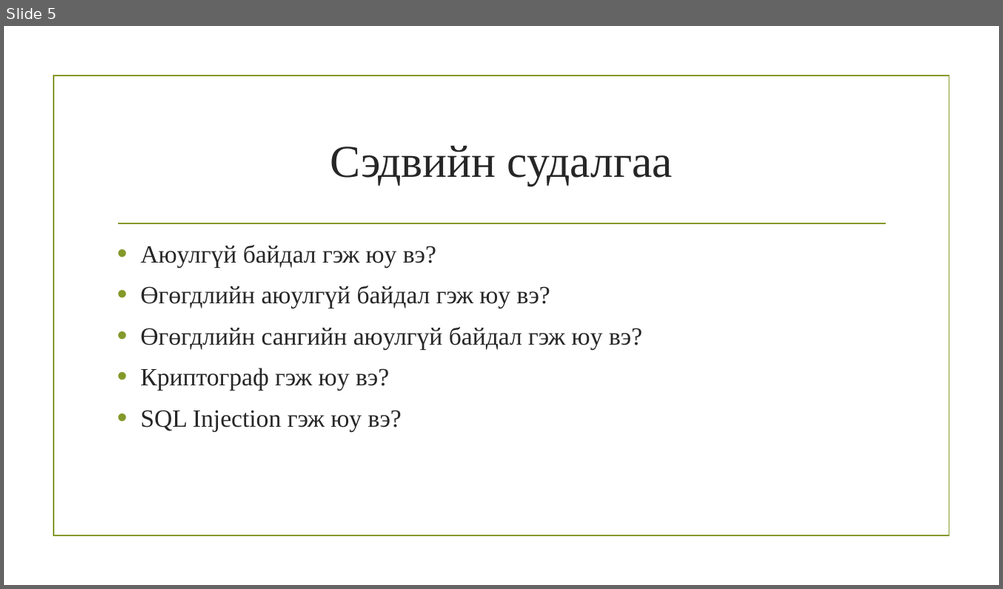
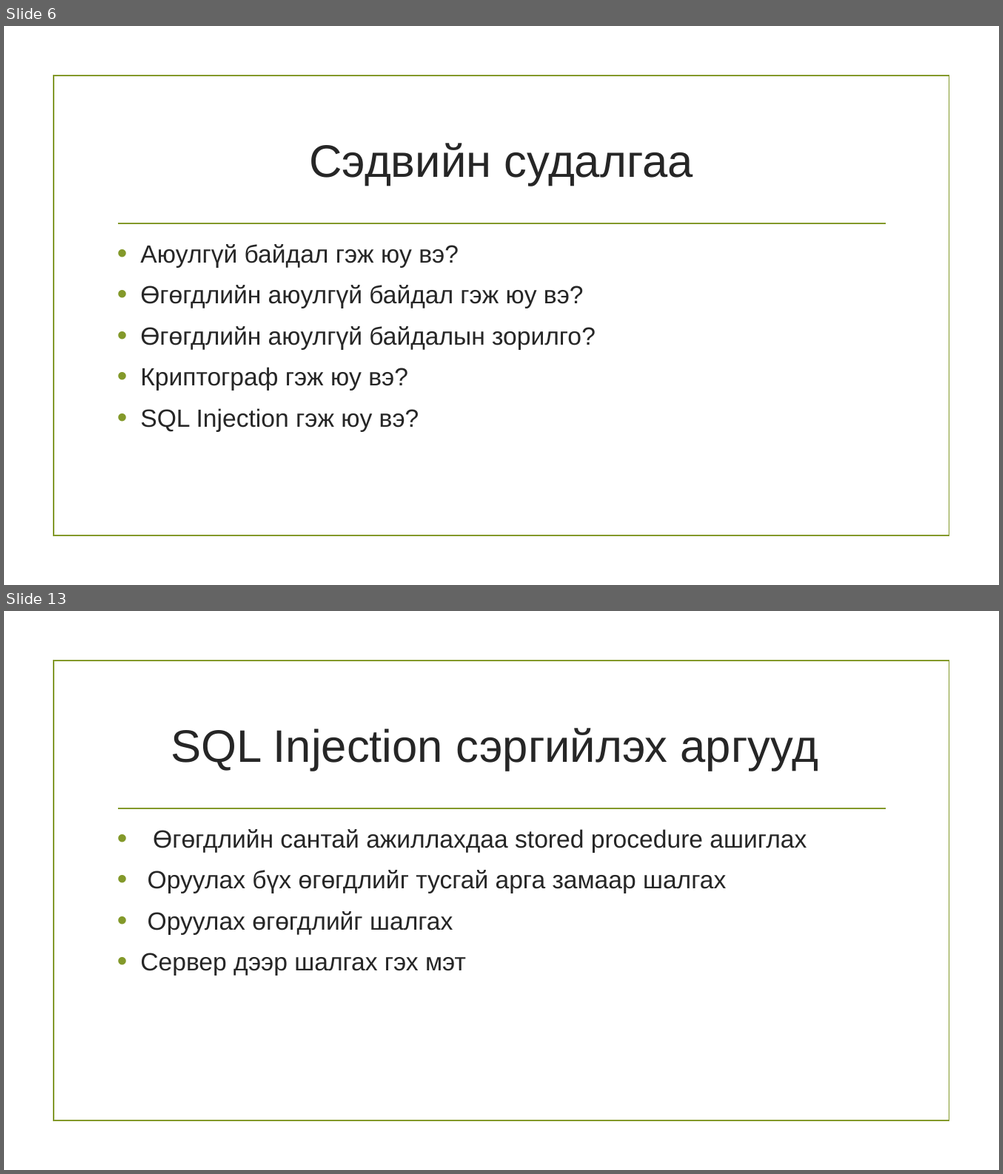
Before and after one commit to md33/tailan, a slide deck: Өгөгдлийн нууцлал,.pptx. Shown one above the other, each under a label of ours: slide 5 before the commit, slides 6 and 13 after it; the slides between them are not shown. The pictures are 1003x589 and 1003x1174 pixels, drawn with LibreOffice and Linux fonts; fonts in the diff are those of the drawing; background and template pictures are left out. Boxes give left, top, right and bottom in pixels: in the first picture for what was removed or moved away, otherwise in the second. Text is boxed around its words. In the diff, an @@ line names an element or a change of style, - is before the commit and + after.

```diff
--- a/Өгөгдлийн нууцлал,.pptx
+++ b/Өгөгдлийн нууцлал,.pptx
@@ slide 13 added at box(4, 611, 999, 1170), background picture (left out); not listed: 2 template elements that a slide beside it also shows @@
@@ title added at box(171, 728, 818, 771), 44 pt, text #262626 @@
+SQL Injection сэргийлэх аргууд
@@ text added at box(140, 829, 806, 976), 24 pt, text #262626 @@
+• Өгөгдлийн сантай ажиллахдаа stored procedure ашиглах
+• Оруулах бүх өгөгдлийг тусгай арга замаар шалгах
+• Оруулах өгөгдлийг шалгах
+• Сервер дээр шалгах гэх мэт
@@ what was slide 5 is now slide 6 @@
@@ slide 6 changed as well @@
@@ title "Сэдвийн судалгаа" at box(309, 143, 692, 186): font Times New Roman to Arial @@
@@ text at box(140, 244, 583, 432): font Times New Roman to Arial in "Аюулгүй байдал гэж юу вэ?", "Өгөгдлийн аюулгүй байдал гэж юу вэ?", "Криптограф гэж юу вэ?", "SQL Injection гэж юу вэ?" @@
@@ text at box(140, 326, 595, 350): text changed; font Times New Roman to Arial @@
-• Өгөгдлийн сангийн аюулгүй байдал гэж юу вэ?
+• Өгөгдлийн аюулгүй байдалын зорилго?
```
Also in this commit, not shown: 9 other slides changed, 18 other slides added, 2 slides removed, 38 other files.
